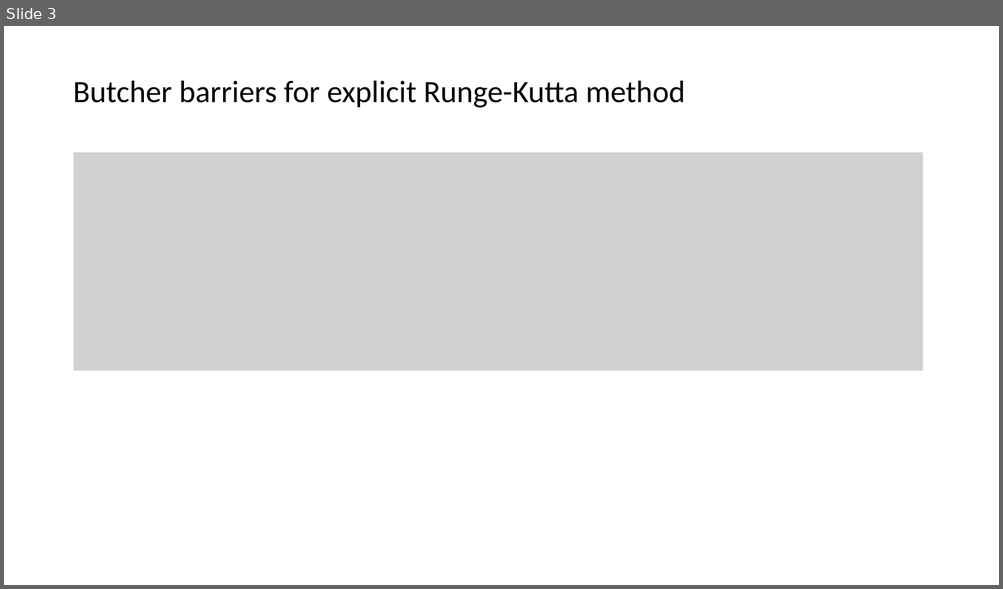
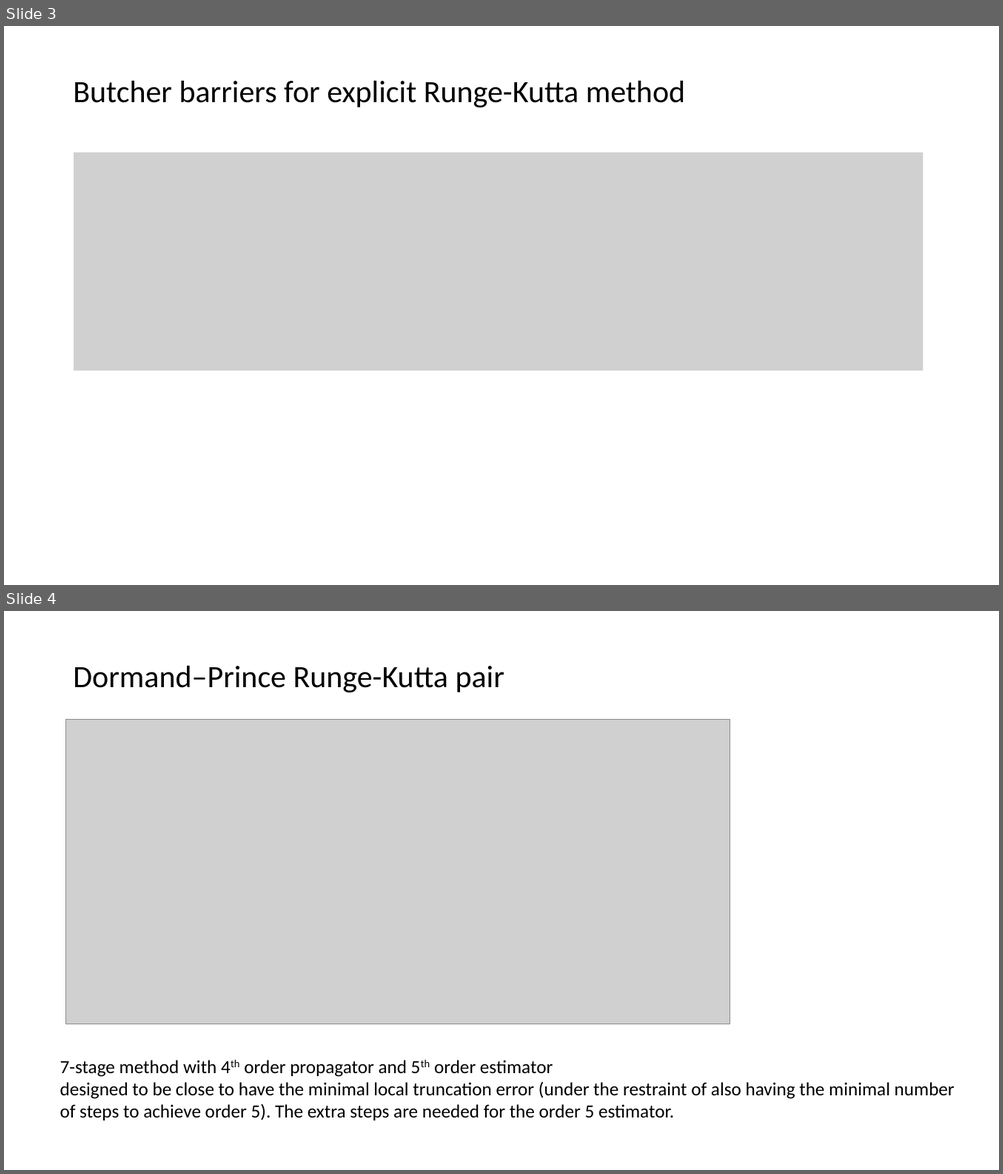
Before and after one commit to lin-lin/MATH228A, a slide deck: lectures/RKOrderCondition.pptx. Shown one above the other, each under a label of ours: slide 3 before the commit, slides 3 and 4 after it. The pictures are 1003x589 and 1003x1174 pixels, drawn with LibreOffice and Linux fonts; fonts in the diff are those of the drawing; grey boxes stand for pictures. Boxes give left, top, right and bottom in pixels: in the first picture for what was removed or moved away, otherwise in the second. Text is boxed around its words. In the diff, an @@ line names an element or a change of style, - is before the commit and + after.

```diff
--- a/lectures/RKOrderCondition.pptx
+++ b/lectures/RKOrderCondition.pptx
@@ slide 4 added at (4, 611, 999, 1170), background #FFFFFF @@
@@ text added at (73, 666, 504, 693), 30 pt, text #000000 @@
+Dormand–Prince Runge-Kutta pair
@@ picture added at (66, 720, 730, 1025) @@
@@ text added at (60, 1060, 954, 1121), 18 pt, text #000000 @@
+7-stage method with 4th order propagator and 5th order estimator
+designed to be close to have the minimal local truncation error (under the restraint of also having the minimal number of steps to achieve order 5). The extra steps are needed for the order 5 estimator.
```
Also in this commit, not shown: 7 other files.
